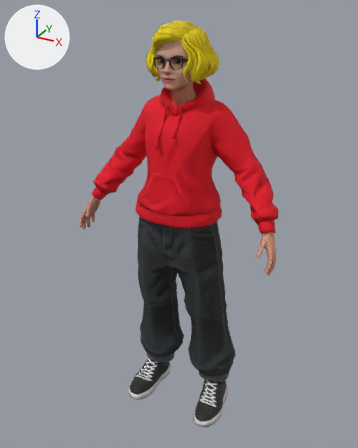
One commit to the glTF model Assets/3D/Models/Avatar/AvatarExport.glb: the scene before it, then after it.
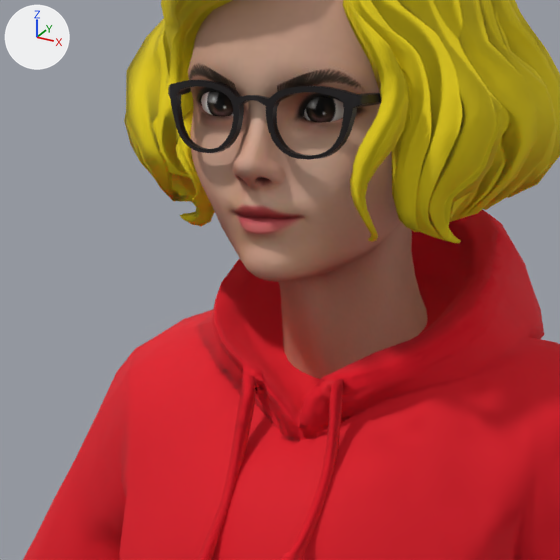
Each version is shown whole from a 50 mm lens placed at (0.951, -1.779, 1.818), pointed at (-0.018, -0.015, 0.936), then close up on the part from 35% to 61% of the width and 10% to 30% of the height. The axes (+X, +Y, +Z) are drawn at upper left. The lights are the same throughout. Vertices at the same position are counted once.

The first close-up shows 'Character'.
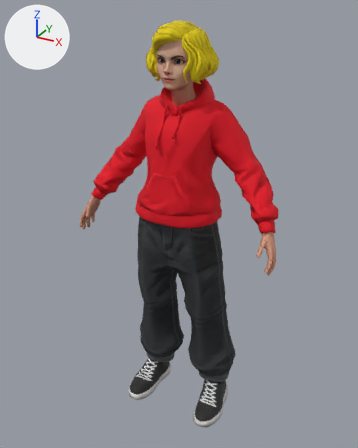
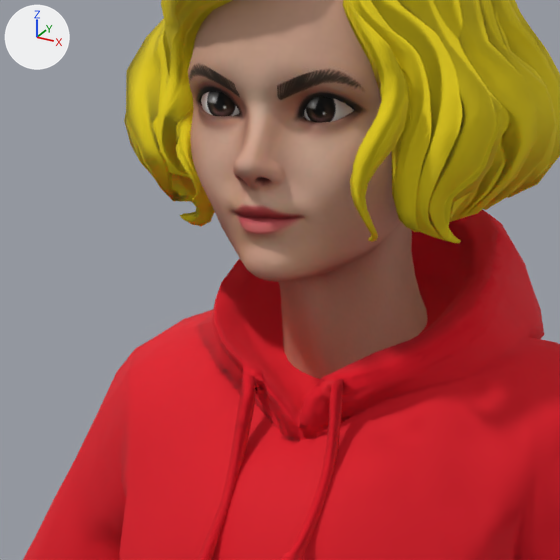
Changed parts and their boxes (x1, y1, x2, y2) in the close-ups (560 x 560 px):
part 1 of me_character, deleted (black)
    before: (168, 80, 381, 160)

The change, as a list of edits to the scene's bpy script:
```text
Change me_character:
    used by ob_character; location = (0.0, 0.0, 0.0)
    remove me_character.from_pydata(...)  # 10707 vertices, 21035 faces; spans x -0.46..0.46, y -0.2..0.14, z 0.0..1.77
    add me_character.from_pydata(...)  # 10432 vertices, 20476 faces; spans x -0.46..0.46, y -0.2..0.14, z 0.0..1.77
    me_character part 1
    275 vertices are removed from x -0.08..0.08, y -0.14..-0.01, z 1.61..1.65
    559 faces are deleted
```
